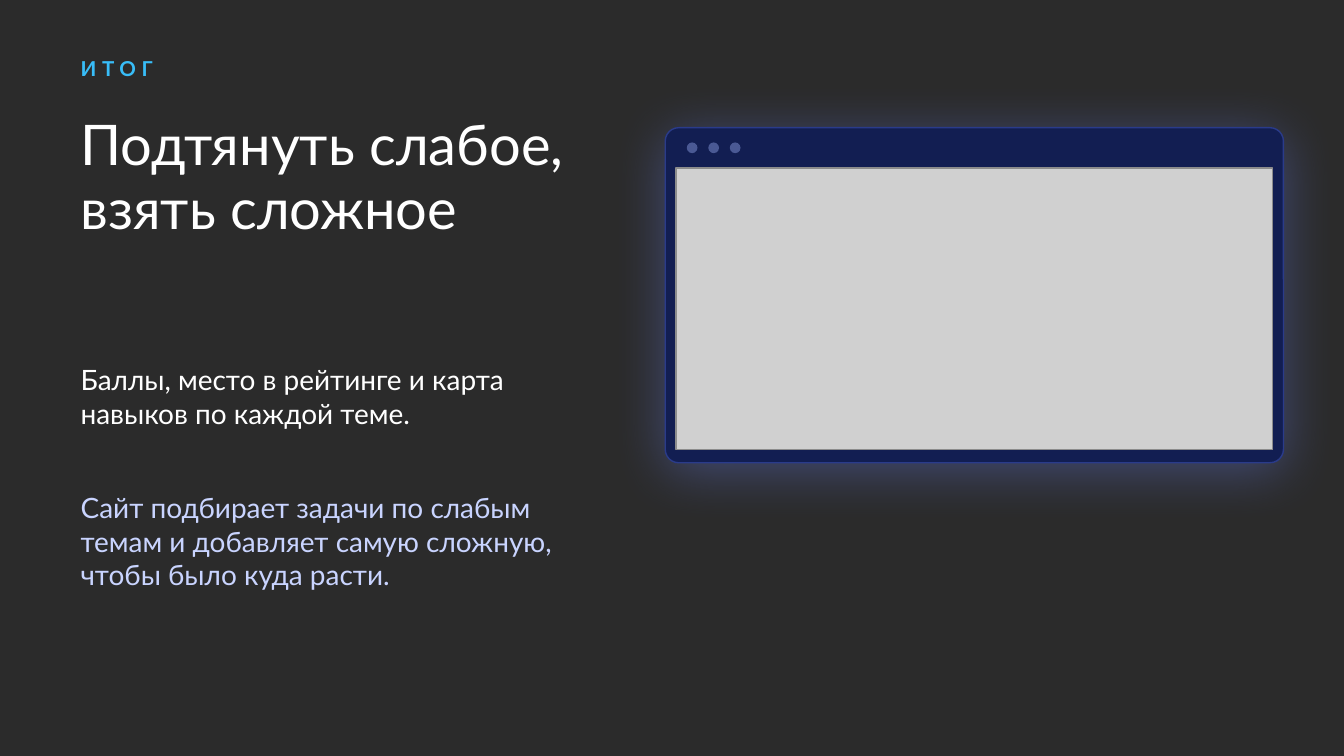
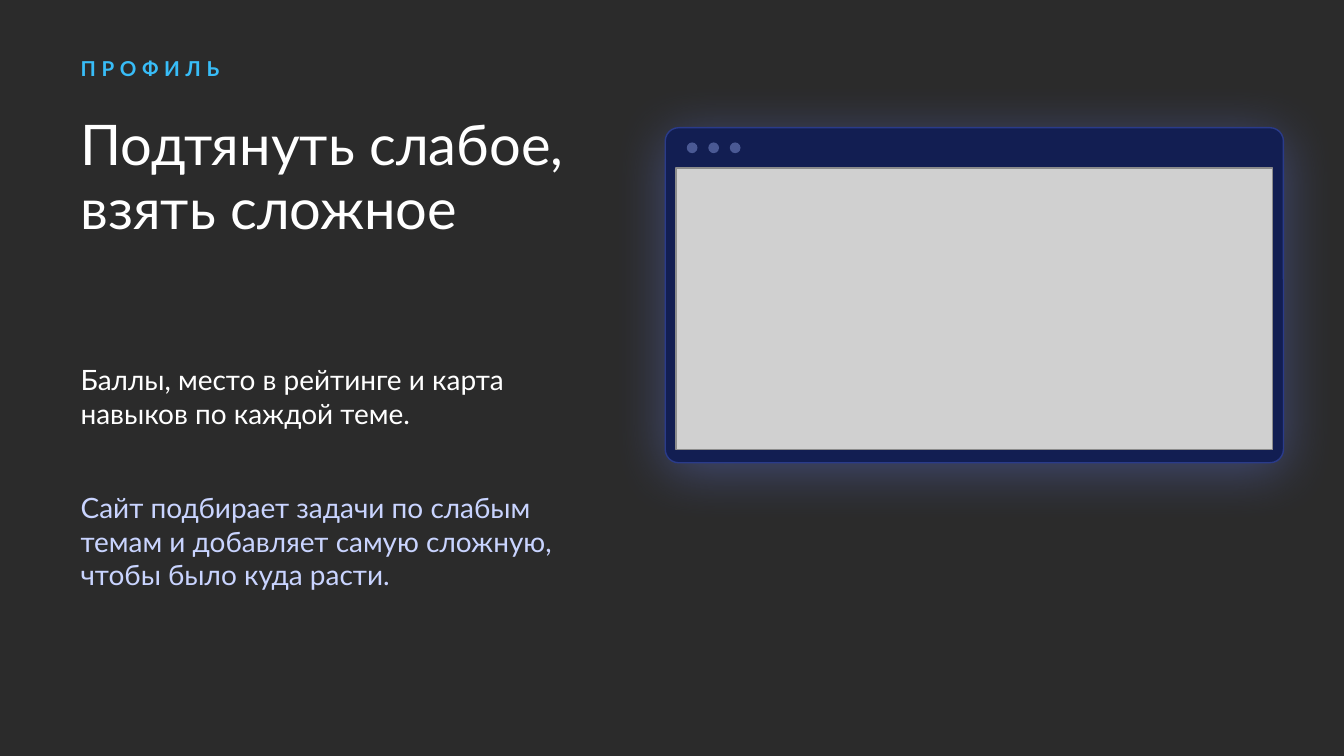
Before and after one commit to nagayevarsen/olymp-trainer, a slide deck: slide 5 of docs/handoff/olymp-trainer.pptx. Drawn at 1344x756 pixels with LibreOffice and Linux fonts; fonts in the diff are those of the drawing; grey boxes stand for pictures; background and template pictures are left out; a plain dark background stands for a picture behind light text. Boxes give left, top, right and bottom in pixels: in the first picture for what was removed or moved away, otherwise in the second. Text is boxed around its words. In the diff, an @@ line names an element or a change of style, - is before the commit and + after.

```diff
--- a/docs/handoff/olymp-trainer.pptx
+++ b/docs/handoff/olymp-trainer.pptx
@@ text at [81,60,220,76]: text changed @@
-ИТОГ
+ПРОФИЛЬ
```
Also in this commit, not shown: 3 other slides changed, 1 other file.
